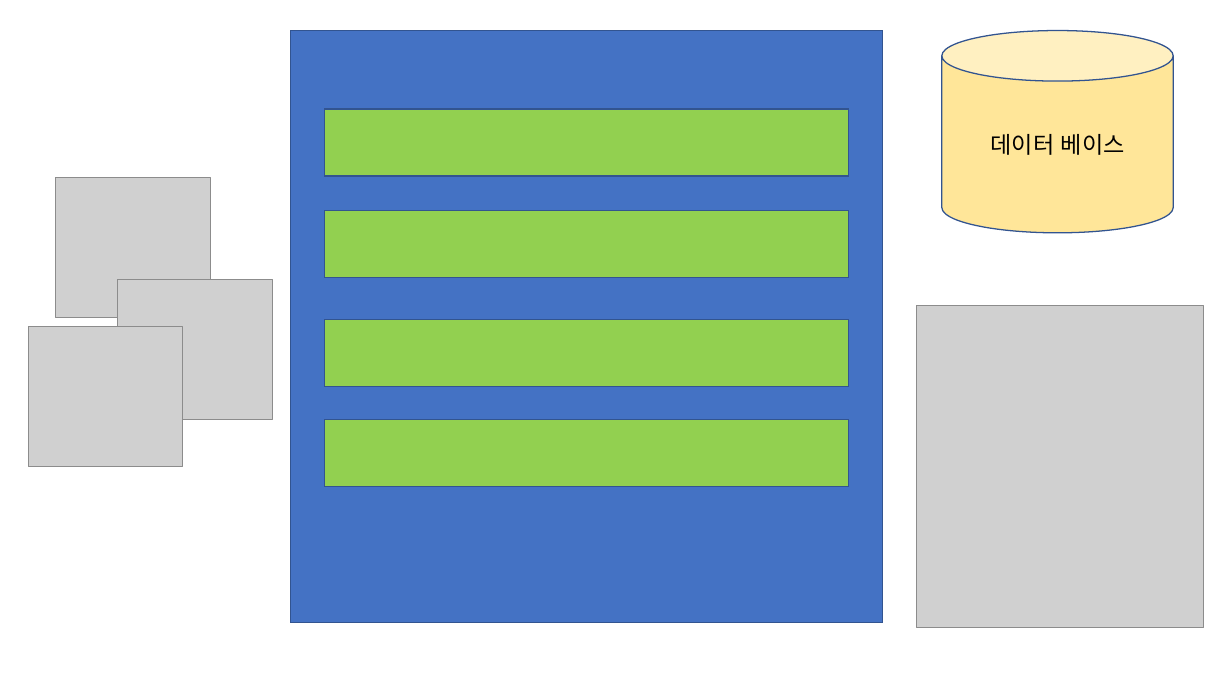
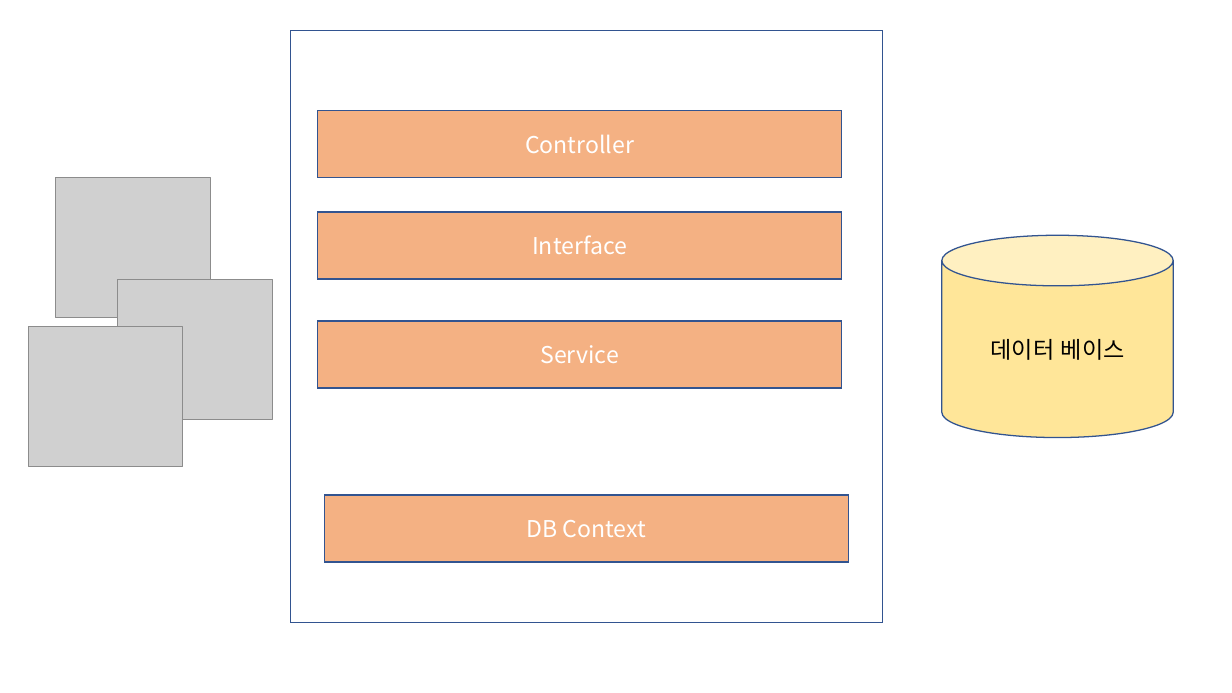
Before and after one commit to jaejae0015/jaejaeProject, a slide deck: slide 1 of 1.Design/jaejaePro_Design.pptx. Drawn at 1232x693 pixels with LibreOffice and Linux fonts; fonts in the diff are those of the drawing; grey boxes stand for pictures. Boxes give left, top, right and bottom in pixels: in the first picture for what was removed or moved away, otherwise in the second. Text is boxed around its words. In the diff, an @@ line names an element or a change of style, - is before the commit and + after.

```diff
--- a/1.Design/jaejaePro_Design.pptx
+++ b/1.Design/jaejaePro_Design.pptx
@@ rectangle at [290, 30, 883, 623]: fill #4472C4 to none @@
@@ text in rectangle at [525, 134, 634, 153]: text added @@
+Controller
@@ text in rectangle at [532, 235, 627, 254]: text added @@
+Interface
@@ cylinder "데이터 베이스": place and size @@
-cylinder "데이터 베이스" at [942, 30, 1173, 233]
+cylinder "데이터 베이스" at [942, 236, 1173, 438]
@@ 3 rectangles: place and size @@
-3 rectangles at [324, 109, 848, 387]
+3 rectangles at [318, 111, 842, 388]
@@ fill #92D050 to #F4B183 in 3 elements at [318, 111, 842, 178], [318, 212, 842, 279], [318, 321, 842, 388] @@
@@ picture removed at [917, 306, 1204, 628] @@
@@ text in rectangle at [540, 345, 619, 363]: text added @@
+Service
@@ rectangle removed at [324, 420, 848, 487] @@
@@ rectangle added at [324, 495, 848, 563], fill #F4B183, outline #325491 1 pt, 18 pt, text #FFFFFF @@
+DB Context
```
Also in this commit, not shown: 2 slides added, 1 slide removed, 1 other file.
